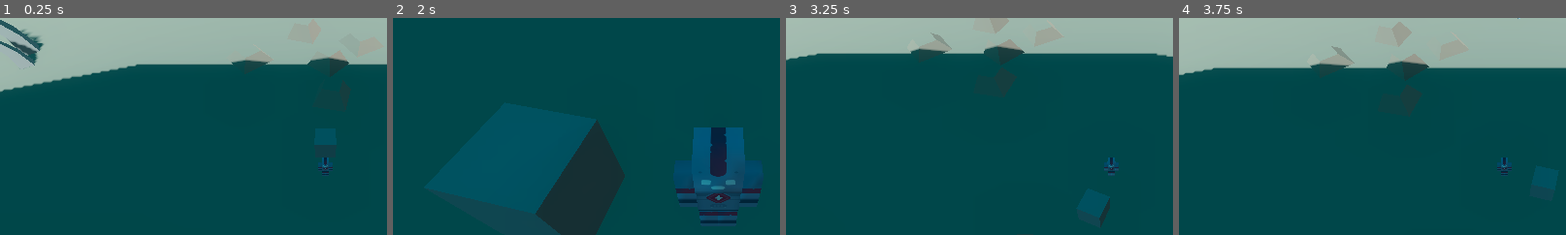
Above: before the commit, frames 1-4 (left to right).
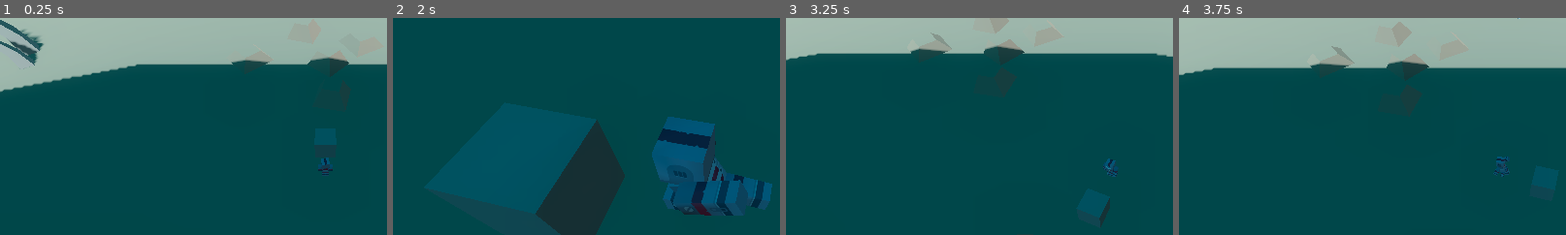
Above: after the commit, the same moments.

Repository: RayL4D/Rebound-Protocol
Game: Godot game, scene res://scenes/levels/arena_base.tscn
The game is run twice, just before and just after one commit, with the same random seed, the same clock (stepped at 60 frames per second) and the same inputs. This scene is started directly instead of the project's main scene.
Inputs (mouse positions are % of the whole screen's width and height, from its top left):
- Up to frame 1 (0.25 s): no input
- Up to frame 2 (2 s): tap Enter at 0.5 s; move the mouse to (72, 45) at 0.52 s; hold D (move_right) 0.53-1.28 s; tap Space (parry) at 0.6, 1.35 s; move the mouse to (30, 55) at 1.27 s; hold S (move_backward) from 1.28 s (still down)
- Up to frame 3 (3.25 s): move the mouse to (60, 28) at 2.02 s; release S (move_backward) at 2.03 s; hold D (move_right) 2.03-2.78 s; tap Space (parry) at 2.1, 2.85 s; move the mouse to (45, 70) at 2.77 s; hold W (move_forward) from 2.78 s (still down)
- Up to frame 4 (3.75 s): move the mouse to (80, 65) at 3.52 s; release W (move_forward) at 3.53 s; hold A (move_left) from 3.53 s (still down); tap Space (parry) at 3.6 s
The pictures show only the part of the screen within x 8-58%, y 17-67%; the shares and areas given below are measured in that part.

The runs differ from the first frame. In frame 1, less than 0.1% of the frame differs, in the area x 82-86%, y 64-71%; in frame 2, 7.3%, in the area x 66-98%, y 45-96%; in frame 3, 0.1%; in frame 4, 0.2%.

Commit message:
Add AnimationTree and player rotation/parry
Integrates an AnimationTree state machine into the Player scene and related logic. Adds several AnimationNode subresources and an AnimationTree node to the player .tscn. In Player.gd: introduce rotation_speed export, camera and anim_tree onready refs, and a _rotate_toward_mouse(delta) method to orient the model toward the mouse ray. Add parry handling via a _parry_requested flag and immediate travel to the 'parry' state; implement _update_animation() to control idle/sprint/parry/die transitions via the AnimationNodeStateMachinePlayback. Also stop the raw AnimationPlayer at startup, ensure spring arm is top-level, zero robot_model position each frame, and tidy formatting/comments.

Diff:
--- a/scenes/player/player.tscn
+++ b/scenes/player/player.tscn
@@ -13,6 +13,49 @@
 
 [sub_resource type="BoxShape3D" id="BoxShape3D_hitarea"]
 size = Vector3(1.2, 1.2, 0.5)
+
+[sub_resource type="AnimationNodeAnimation" id="AnimationNodeAnimation_p47bc"]
+animation = &"die"
+
+[sub_resource type="AnimationNodeAnimation" id="AnimationNodeAnimation_75vfm"]
+animation = &"idle"
+
+[sub_resource type="AnimationNodeAnimation" id="AnimationNodeAnimation_lvxji"]
+animation = &"attack-melee-left"
+
+[sub_resource type="AnimationNodeAnimation" id="AnimationNodeAnimation_0owmy"]
+animation = &"sprint"
+
+[sub_resource type="AnimationNodeStateMachineTransition" id="AnimationNodeStateMachineTransition_qek5x"]
+advance_mode = 2
+
+[sub_resource type="AnimationNodeStateMachineTransition" id="AnimationNodeStateMachineTransition_5gtgg"]
+
+[sub_resource type="AnimationNodeStateMachineTransition" id="AnimationNodeStateMachineTransition_h17s1"]
+
+[sub_resource type="AnimationNodeStateMachineTransition" id="AnimationNodeStateMachineTransition_je7p5"]
+
+[sub_resource type="AnimationNodeStateMachineTransition" id="AnimationNodeStateMachineTransition_fm80t"]
+switch_mode = 2
+advance_mode = 2
+
+[sub_resource type="AnimationNodeStateMachineTransition" id="AnimationNodeStateMachineTransition_gx1jg"]
+
+[sub_resource type="AnimationNodeStateMachineTransition" id="AnimationNodeStateMachineTransition_ugbui"]
+
+[sub_resource type="AnimationNodeStateMachineTransition" id="AnimationNodeStateMachineTransition_fcs02"]
+
+[sub_resource type="AnimationNodeStateMachine" id="AnimationNodeStateMachine_myrg7"]
+states/Start/position = Vector2(107.2, 118.4)
+states/die/node = SubResource("AnimationNodeAnimation_p47bc")
+states/die/position = Vector2(258, 7.199997)
+states/idle/node = SubResource("AnimationNodeAnimation_75vfm")
+states/idle/position = Vector2(204.4, 85.6)
+states/parry/node = SubResource("AnimationNodeAnimation_lvxji")
+states/parry/position = Vector2(382, 177.59999)
+states/sprint/node = SubResource("AnimationNodeAnimation_0owmy")
+states/sprint/position = Vector2(430.8, 64.799995)
+transitions = ["Start", "idle", SubResource("AnimationNodeStateMachineTransition_qek5x"), "idle", "sprint", SubResource("AnimationNodeStateMachineTransition_5gtgg"), "sprint", "idle", SubResource("AnimationNodeStateMachineTransition_h17s1"), "idle", "parry", SubResource("AnimationNodeStateMachineTransition_je7p5"), "parry", "idle", SubResource("AnimationNodeStateMachineTransition_fm80t"), "idle", "die", SubResource("AnimationNodeStateMachineTransition_gx1jg"), "sprint", "die", SubResource("AnimationNodeStateMachineTransition_ugbui"), "parry", "die", SubResource("AnimationNodeStateMachineTransition_fcs02")]
 
 [node name="Player" type="CharacterBody3D" unique_id=222719199]
 script = ExtResource("1_8afob")
@@ -46,4 +89,9 @@
 [node name="ParryTimer" type="Node" parent="Shield" unique_id=577294641]
 script = ExtResource("3_lvxji")
 
+[node name="AnimationTree" type="AnimationTree" parent="." unique_id=204249420]
+root_node = NodePath("../RobotModel")
+tree_root = SubResource("AnimationNodeStateMachine_myrg7")
+anim_player = NodePath("../RobotModel/AnimationPlayer")
+
 [editable path="RobotModel"]
--- a/scripts/player/Player.gd
+++ b/scripts/player/Player.gd
@@ -6,20 +6,24 @@
 extends CharacterBody3D
 
 # --- Exports (modifiables dans l'inspector Godot) ----------------
-@export var move_speed: float = 5.0
-@export var max_hp: int   = 100
+@export var move_speed: float     = 5.0
+@export var max_hp: int           = 100
+@export var rotation_speed: float = 15.0  # Vitesse d'interpolation de la rotation
 
 # --- Références nœuds --------------------------------------------
-@onready var spring_arm: SpringArm3D = $SpringArm3D
-@onready var shield: Node3D          = $Shield
-@onready var robot_model: Node3D     = $RobotModel
+@onready var spring_arm: SpringArm3D  = $SpringArm3D
+@onready var shield: Node3D           = $Shield
+@onready var robot_model: Node3D      = $RobotModel
+@onready var camera: Camera3D         = $SpringArm3D/Camera3D
+@onready var anim_tree: AnimationTree = $AnimationTree
 
 # Texture du modèle — chargée une seule fois au démarrage
 var _player_texture: Texture2D = preload("res://assets/textures/player/texture-g.png")
 
 # --- Variables d'état --------------------------------------------
 var current_hp: int
-var is_dead: bool = false
+var is_dead: bool          = false
+var _parry_requested: bool = false
 
 # Gravité récupérée depuis les paramètres projet Godot
 var gravity: float = ProjectSettings.get_setting("physics/3d/default_gravity")
@@ -35,29 +39,23 @@
 
 func _ready() -> void:
 	current_hp = max_hp
-
-	# Évite l'éjection verticale par la collision trimesh du sol
 	floor_snap_length = 0.3
-
-	# La SpringArm3D se détache du parent → suit le joueur en position
-	# mais garde sa rotation d'éditeur (tilt -60° top-down)
 	spring_arm.set_as_top_level(true)
-
 	add_to_group("player")
 	_apply_texture_recursive(robot_model)
 
-	# Stoppe l'AnimationPlayer intégré au GLB Kenney pour éviter l'autoplay
-	# qui cause le root motion (personnage qui dérive tout seul).
-	# find_child cherche en profondeur dans toute la hiérarchie du GLB.
-	# L'AnimationTree prendra le relais à l'étape 5.
+	# Stoppe l'AnimationPlayer brut du GLB — c'est l'AnimationTree qui prend
+	# le relais pour piloter les états (idle/sprint/parry/die).
 	var anim_player := robot_model.find_child("AnimationPlayer", true, false) as AnimationPlayer
 	if anim_player:
 		anim_player.stop()
 
+	# Pas besoin de connecter parry_resolved pour les animations :
+	# on détecte l'appui SPACE directement dans _physics_process.
+
 
 # Applique la texture sur tous les MeshInstance3D du modèle (tête, torse,
-# bras, jambes) en un seul appel. Plus fiable que de le faire manuellement
-# dans l'éditeur car ça résiste aux réécritures du .tscn par Godot.
+# bras, jambes) en un seul appel.
 func _apply_texture_recursive(node: Node) -> void:
 	if node is MeshInstance3D:
 		var mat := StandardMaterial3D.new()
@@ -73,14 +71,20 @@
 
 	_apply_gravity(delta)
 	_handle_movement()
+	_rotate_toward_mouse(delta)
+
+	# Déclenche l'animation de parade dès l'appui sur SPACE
+	if Input.is_action_just_pressed("parry"):
+		_parry_requested = true
+		var pb := anim_tree.get("parameters/playback") as AnimationNodeStateMachinePlayback
+		pb.travel("parry")
+
 	move_and_slide()
 
-	# La caméra pivote depuis le centre du personnage (pas depuis ses pieds).
-	# Sans l'offset Y, le pivot est à Y=0 (pieds) et la caméra regarde les jambes.
 	spring_arm.global_position = global_position + Vector3(0, 0.9, 0)
-
-	# Annule le root motion résiduel du GLB frame par frame
 	robot_model.position = Vector3.ZERO
+
+	_update_animation()
 
 
 # =============================================================
@@ -89,26 +93,85 @@
 
 func _apply_gravity(delta: float) -> void:
 	if is_on_floor():
-		# Reset Y immédiatement au sol — évite l'éjection par la trimesh
 		velocity.y = 0.0
 	else:
 		velocity.y -= gravity * delta
 
 
 func _handle_movement() -> void:
-	# get_axis retourne -1 / 0 / 1 selon les actions InputMap
 	var input_x: float = Input.get_axis("move_left", "move_right")
 	var input_z: float = Input.get_axis("move_forward", "move_backward")
 
 	var input_dir := Vector2(input_x, input_z)
-
-	# Normaliser pour éviter le déplacement diagonal plus rapide
 	if input_dir.length() > 1.0:
 		input_dir = input_dir.normalized()
 
-	# Input 2D → direction 3D (top-down : Z = profondeur)
 	velocity.x = input_dir.x * move_speed
 	velocity.z = input_dir.y * move_speed
+
+
+# =============================================================
+# ROTATION VERS LA SOURIS
+# =============================================================
+
+func _rotate_toward_mouse(delta: float) -> void:
+	var mouse_pos     := get_viewport().get_mouse_position()
+	var ray_origin    := camera.project_ray_origin(mouse_pos)
+	var ray_direction := camera.project_ray_normal(mouse_pos)
+
+	if abs(ray_direction.y) < 0.001:
+		return
+
+	var t            := (global_position.y - ray_origin.y) / ray_direction.y
+	var target_point := ray_origin + ray_direction * t
+
+	var look_dir := (target_point - global_position)
+	look_dir.y = 0.0
+
+	if look_dir.length_squared() < 0.01:
+		return
+
+	var target_angle := atan2(look_dir.x, look_dir.z)
+	robot_model.rotation.y = rotate_toward(
+		robot_model.rotation.y,
+		target_angle,
+		rotation_speed * delta
+	)
+
+
+# =============================================================
+# ANIMATIONS
+# =============================================================
+
+func _update_animation() -> void:
+	var playback := anim_tree.get("parameters/playback") as AnimationNodeStateMachinePlayback
+
+	if is_dead:
+		playback.travel("die")
+		return
+
+	var current := playback.get_current_node()
+
+	# _parry_requested bloque les frames de transition entre l'appel de
+	# travel("parry") et le moment où le state machine entre réellement dans
+	# cet état — sans ça, _update_animation écrase la demande dès le frame suivant.
+	if _parry_requested:
+		if current == "parry":
+			_parry_requested = false  # Entrée confirmée, le flag n'est plus nécessaire
+		return  # Dans tous les cas on attend, qu'on soit en transition ou dedans
+
+	# L'animation de parade joue jusqu'à la fin (transition AtEnd → idle automatique)
+	if current == "parry":
+		return
+
+	# Déplacement horizontal uniquement (on ignore Y pour ne pas switcher en l'air)
+	var is_moving := Vector2(velocity.x, velocity.z).length_squared() > 0.1
+	if is_moving:
+		playback.travel("sprint")
+	else:
+		playback.travel("idle")
+
+
 
 
 # =============================================================
